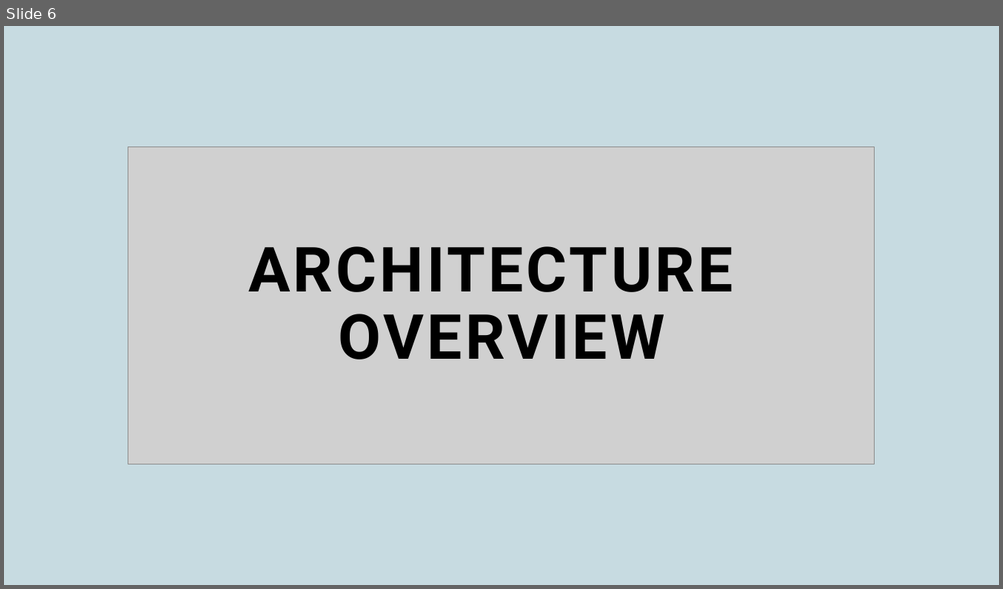
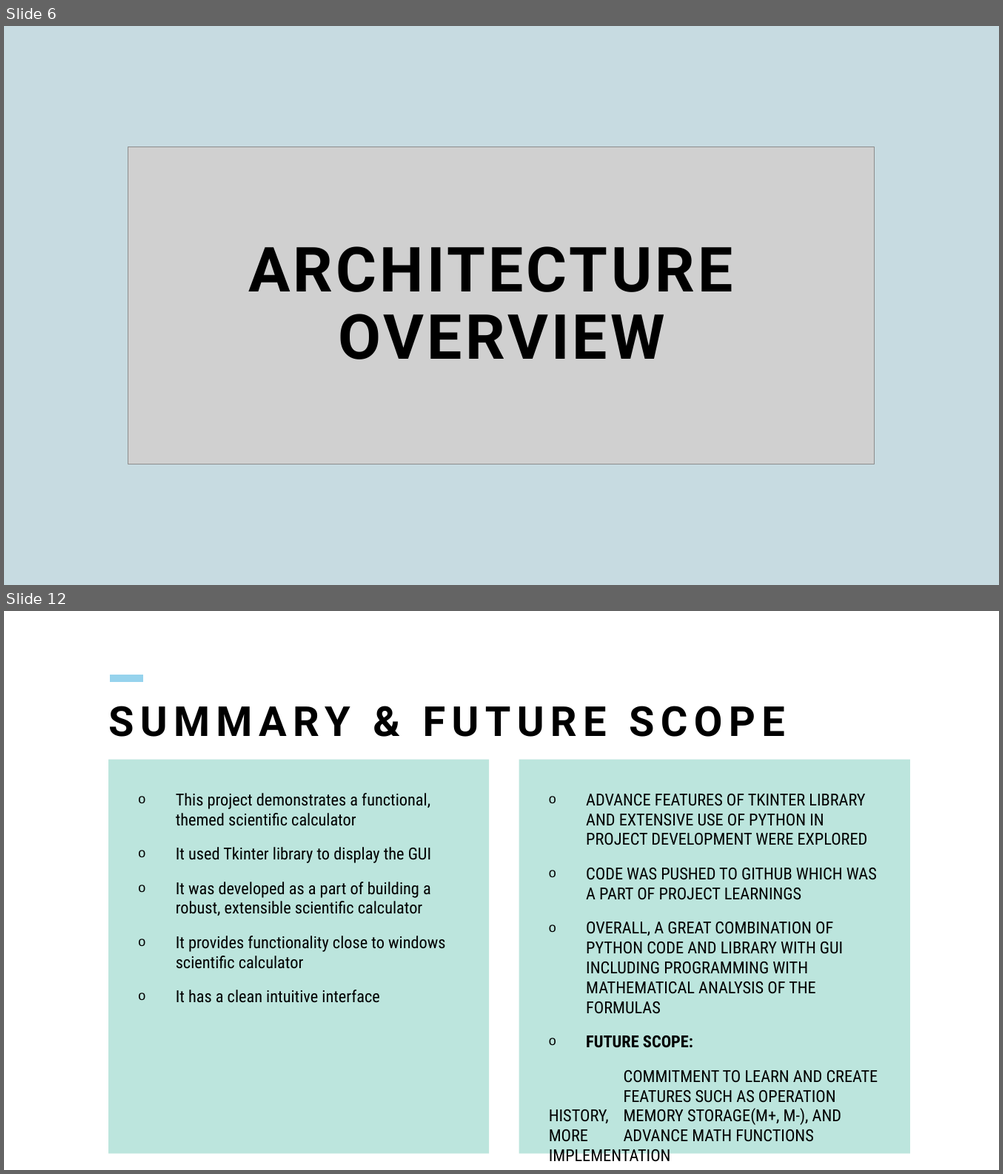
Before and after one commit to aishks14/scientific-calc-project-2, a slide deck: scientific-calculator-project-2.pptx. Shown one above the other, each under a label of ours: slide 6 before the commit, slides 6 and 12 after it; the slides between them are not shown. The pictures are 1003x589 and 1003x1174 pixels, drawn with LibreOffice and Linux fonts; fonts in the diff are those of the drawing; grey boxes stand for pictures. Boxes give left, top, right and bottom in pixels: in the first picture for what was removed or moved away, otherwise in the second. Text is boxed around its words. In the diff, an @@ line names an element or a change of style, - is before the commit and + after.

```diff
--- a/scientific-calculator-project-2.pptx
+++ b/scientific-calculator-project-2.pptx
@@ slide 12 added at bbox=[4, 611, 999, 1170], background #FFFFFF @@
@@ line added from (110, 678) to (144, 678), #96D3ED 7 pt @@
@@ title added at bbox=[108, 706, 785, 737], 40 pt, text #000000, bold @@
+SUMMARY & FUTURE SCOPE
@@ text added at bbox=[108, 760, 489, 1154], fill #BCE5DD, 16 pt, text #000000 @@
+o This project demonstrates a functional, themed scientific calculator
+o It used Tkinter library to display the GUI
+o It was developed as a part of building a robust, extensible scientific calculator
+o It provides functionality close to windows scientific calculator
+o It has a clean intuitive interface
@@ text added at bbox=[519, 760, 910, 1154], fill #BCE5DD, 16 pt, text #000000 @@
+o ADVANCE FEATURES OF TKINTER LIBRARY AND EXTENSIVE USE OF PYTHON IN PROJECT DEVELOPMENT WERE EXPLORED
+o CODE WAS PUSHED TO GITHUB WHICH WAS A PART OF PROJECT LEARNINGS
+o OVERALL, A GREAT COMBINATION OF PYTHON CODE AND LIBRARY WITH GUI INCLUDING PROGRAMMING WITH MATHEMATICAL ANALYSIS OF THE FORMULAS
+o FUTURE SCOPE:
+COMMITMENT TO LEARN AND CREATE FEATURES SUCH AS OPERATION HISTORY, MEMORY STORAGE(M+, M-), AND MORE ADVANCE MATH FUNCTIONS IMPLEMENTATION
```
Also in this commit, not shown: 6 slides changed, 5 other slides added, 6 slides removed.
